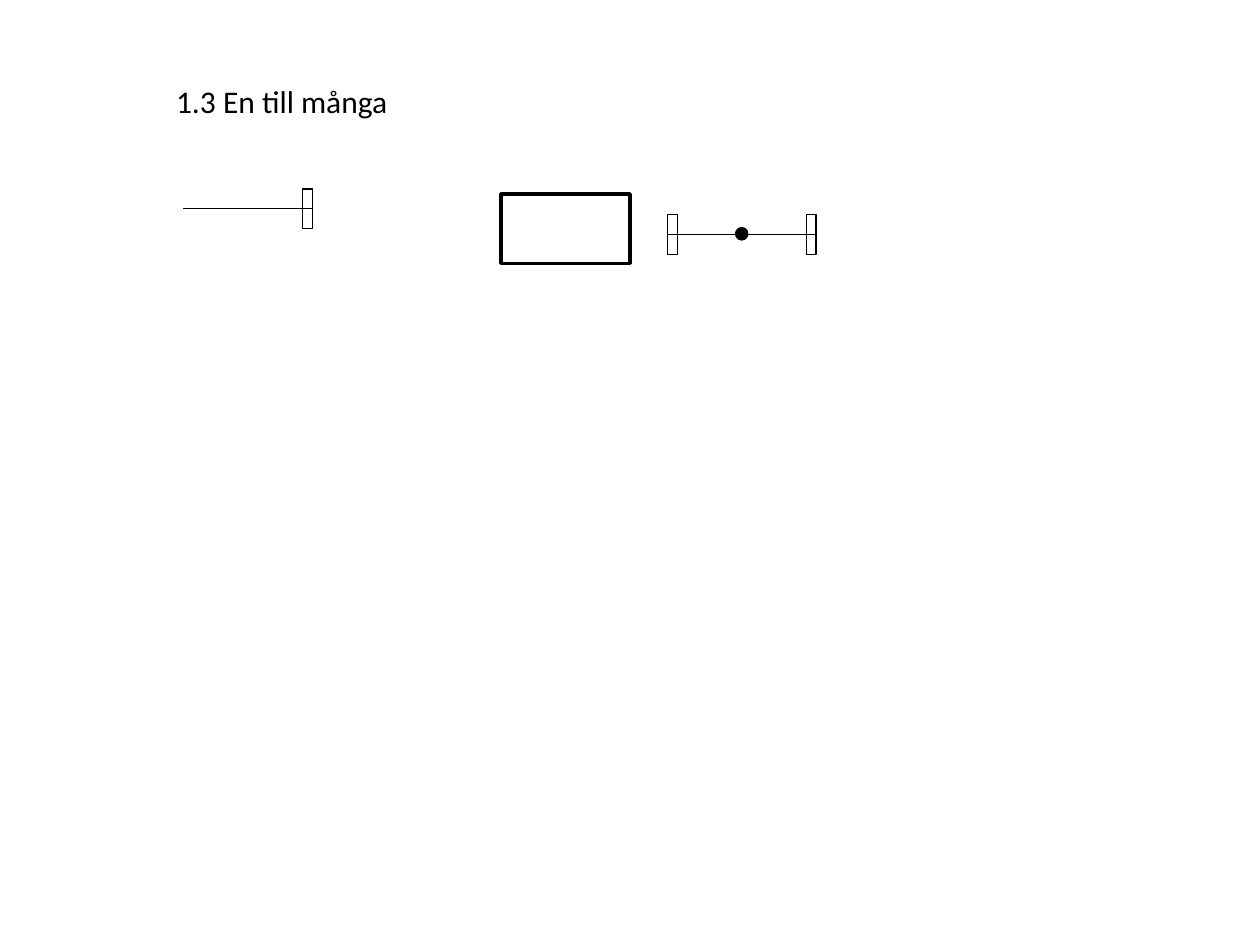
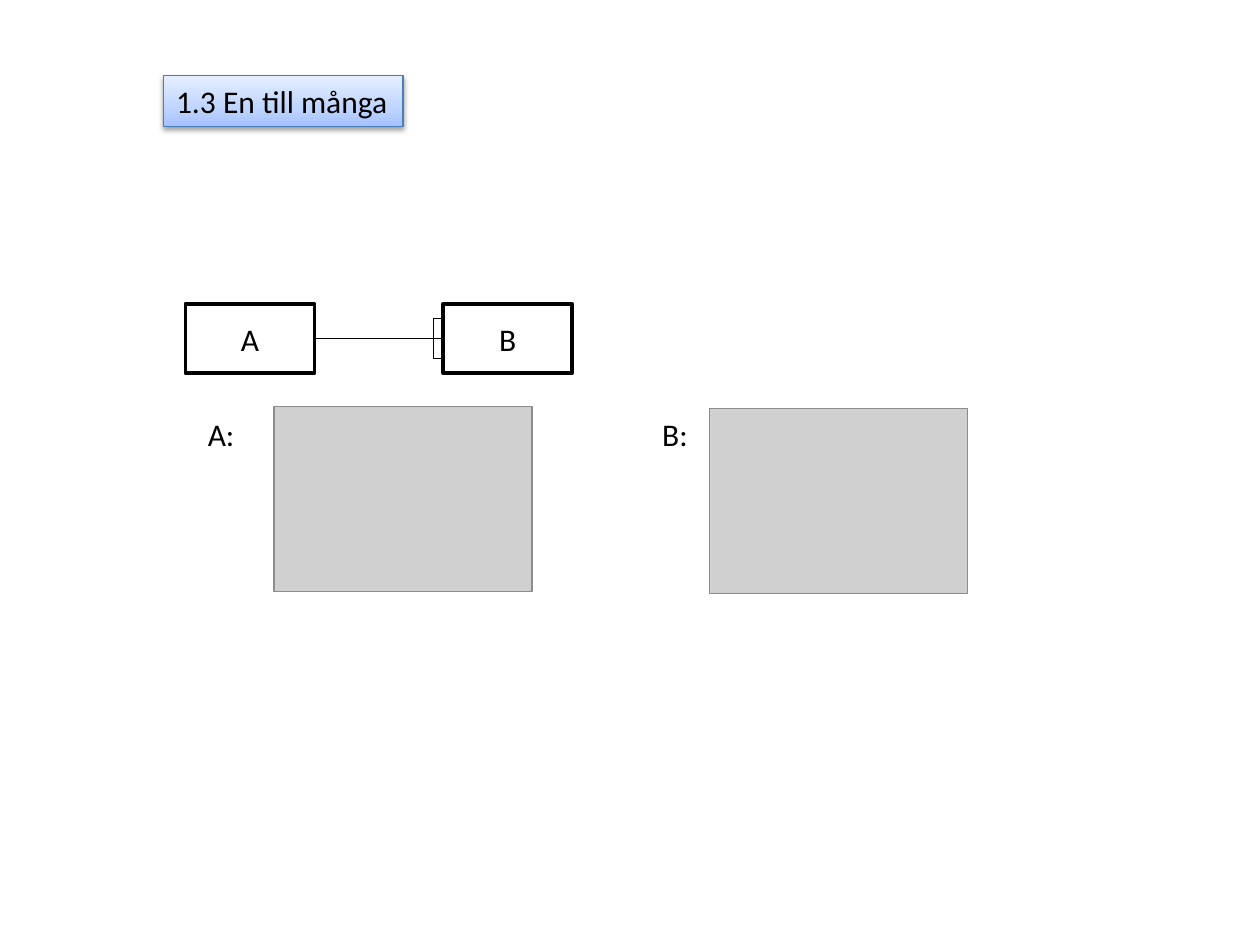
Before and after one commit to ed222an/Databasteknik, a slide deck: slide 4 of Labb 1/Laboration1.pptx. Drawn at 1260x945 pixels with LibreOffice and Linux fonts; fonts in the diff are those of the drawing; grey boxes stand for pictures. Boxes give left, top, right and bottom in pixels: in the first picture for what was removed or moved away, otherwise in the second. Text is boxed around its words. In the diff, an @@ line names an element or a change of style, - is before the commit and + after.

```diff
--- a/Labb 1/Laboration1.pptx
+++ b/Labb 1/Laboration1.pptx
@@ rectangle "1.3 En till många": place and size @@
-rectangle "1.3 En till många" at bbox=[176, 90, 387, 119]
+rectangle "1.3 En till många" at bbox=[164, 76, 403, 126]
@@ rectangle "1.3 En till många" at bbox=[164, 76, 403, 126]: fill none to gradient #A4C4FF to #BFD4FF to #E6EEFF; outline none to #4B7EBC 0.75 pt; shadow on @@
@@ rectangle removed at bbox=[501, 194, 630, 263] @@
@@ group removed at bbox=[668, 214, 816, 255]: 2 lines, 2 rectangles, 1 ellipse @@
@@ rectangle added at bbox=[185, 304, 314, 373], outline #000000 2 pt, 18 pt, text #000000 @@
+A
@@ rectangle: place and size @@
-rectangle at bbox=[302, 189, 312, 229]
+rectangle at bbox=[433, 319, 444, 359]
@@ rectangle added at bbox=[444, 304, 572, 373], outline #000000 2 pt, 18 pt, text #000000 @@
+B
@@ line moved from (184, 209) - (312, 209) to (314, 339) - (444, 339) @@
@@ picture added at bbox=[273, 407, 532, 592] @@
@@ picture added at bbox=[709, 408, 968, 593] @@
@@ text added at bbox=[208, 425, 235, 446], 18 pt, text #000000 @@
+A:
@@ text added at bbox=[662, 425, 688, 447], 18 pt, text #000000 @@
+B:
```
Also in this commit, not shown: 5 other slides changed, 1 slide added.
